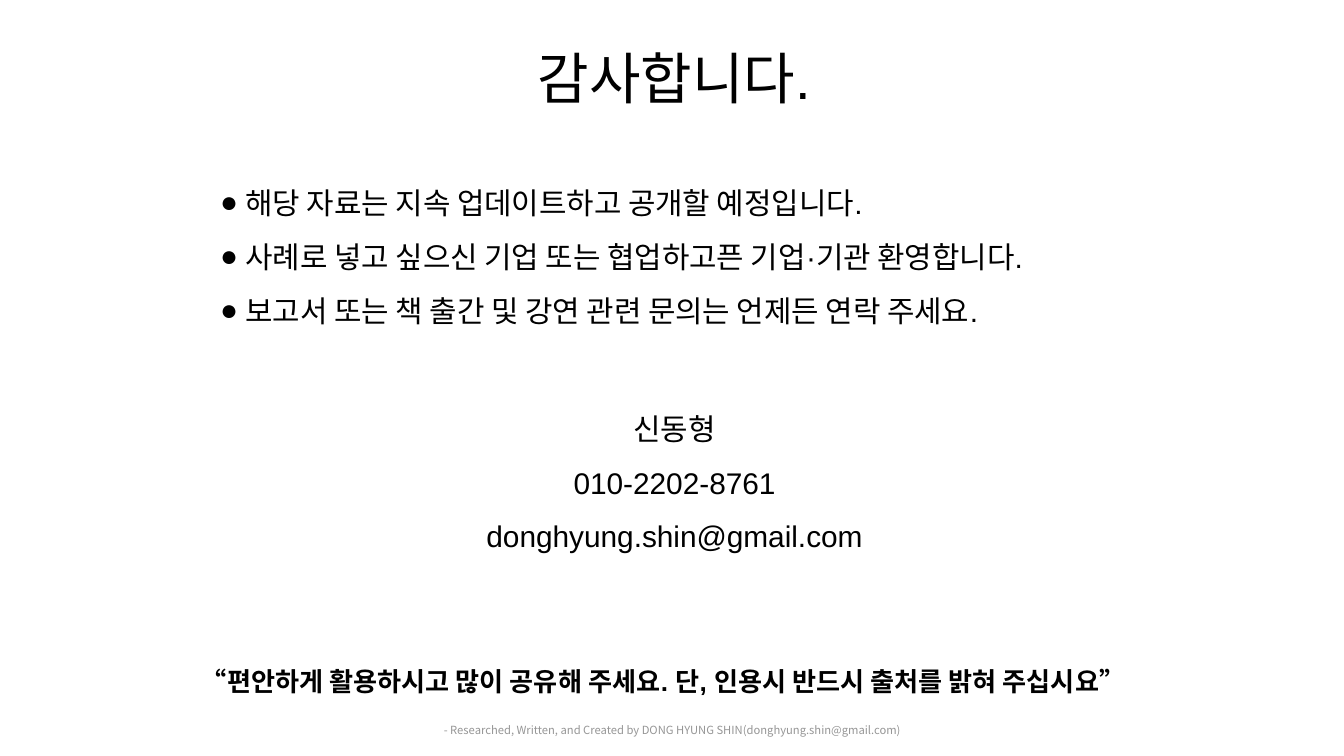
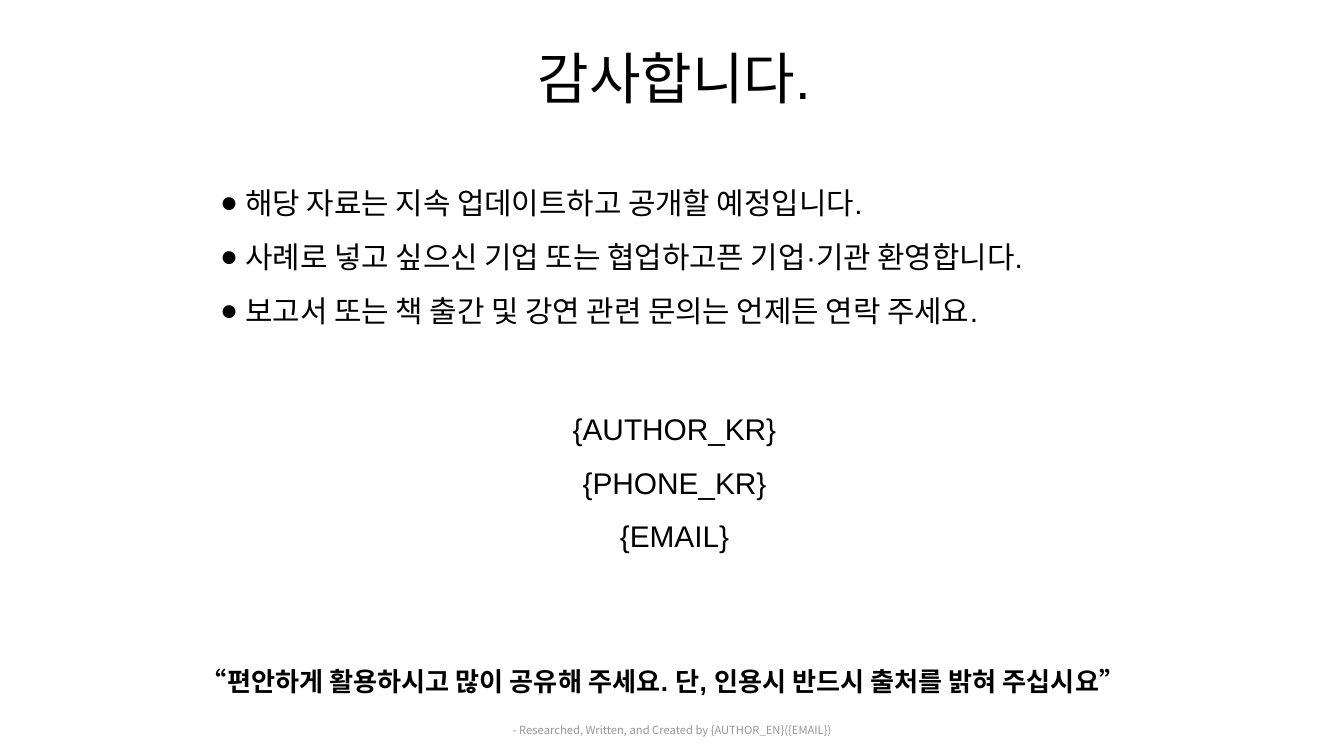
Before and after one commit to dhshin0604/insight-full-report, a slide deck: slide 5 of skills/generate-full-report/references/TEMPLATE.pptx. Drawn at 1344x756 pixels with LibreOffice and Linux fonts; fonts in the diff are those of the drawing. Boxes give left, top, right and bottom in pixels: in the first picture for what was removed or moved away, otherwise in the second. Text is boxed around its words. In the diff, an @@ line names an element or a change of style, - is before the commit and + after.

Commit message:
v0.9.2: extract author profile from build templates (references)
작성자 이름·전화·이메일·저장 경로를 템플릿에서 분리해 references/profile.json 으로 옮기고, 빌드 시 apply_profile.py 가 치환하도록 변경.

- 신규: apply_profile.py (치환 + 잔존 검사, 값이 비면 exit 2), profile.json (빈 값)
- build_pptx.sh: 슬라이드 작성 직후 unpacked/ppt 전체에 프로필 자동 적용 + 로고 훅(references/logo.png)
- build_kr/en.template.js: 표지 작성자 줄 플레이스홀더 + PROFILE GUARD (미치환 실행 시 중단)
- build_pptx_kr/en.template.py: 표지 작성자, 맺음말 이름·전화·이메일 플레이스홀더
- TEMPLATE.pptx: 레이아웃 5종 하단 크레딧·맺음말 연락처 플레이스홀더, 개인 링크 제거, 표지 로고 자리 비움
- pptx-style-guide.md / docx-build-pipeline.md / copy_to_insights.*: 예시의 실명·연락처·개인 폴더명 일반화

프로필 파일 자동 선택: PROFILE 환경변수 > ./profile.json > references/profile.json

```diff
--- a/skills/generate-full-report/references/TEMPLATE.pptx
+++ b/skills/generate-full-report/references/TEMPLATE.pptx
@@ text at (x1=573, y1=418, x2=776, y2=553): text changed @@
-신동형
-010-2202-8761
-donghyung.shin@gmail.com
+{AUTHOR_KR}
+{PHONE_KR}
+{EMAIL}
@@ text at (x1=519, y1=725, x2=832, y2=737): text changed @@
-- Researched, Written, and Created by DONG HYUNG SHIN(donghyung.shin@gmail.com)
+- Researched, Written, and Created by {AUTHOR_EN}({EMAIL})
```
Also in this commit, not shown: 4 other slides changed, 12 other files.
